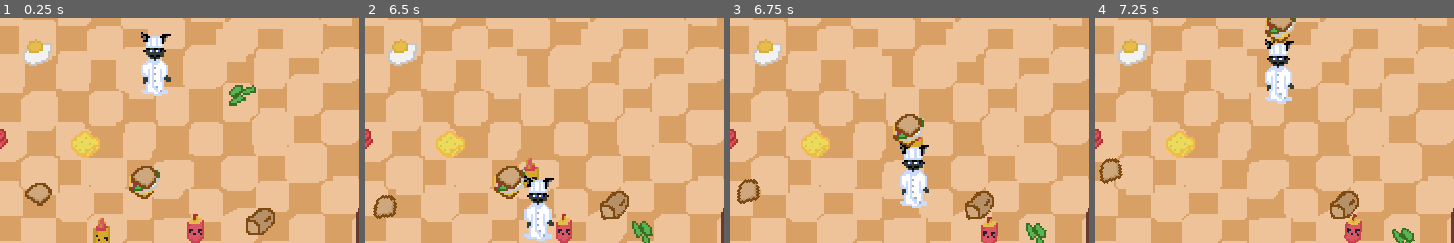
Above: before the commit, frames 1-4 (left to right).
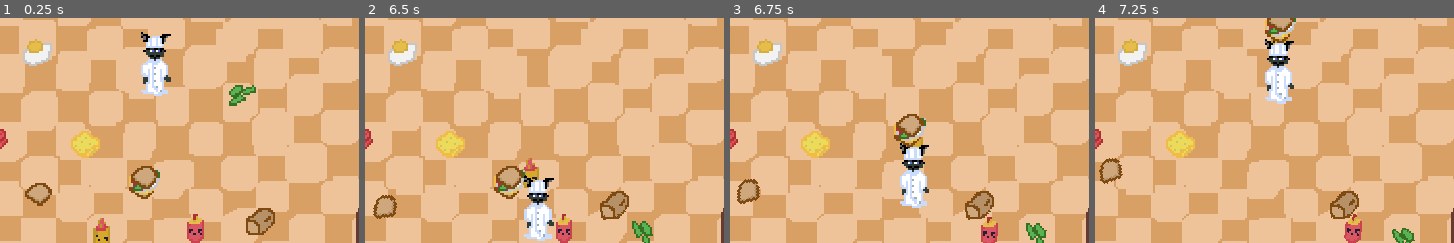
Above: after the commit, the same moments.

Repository: killinfidels/Sandwich-Kitty
Game: Godot game, scene res://levels/el_resturante.tscn
Same seed, same stepped clock (60 frames per second), same inputs: the game is played once before the commit and once after it.
Inputs:
- Up to frame 1 (0.25 s): no input
- Up to frame 2 (6.5 s): tap Enter at 0.5 s; hold D (right) 0.53-1.28 s; tap Space (interact) every 0.75 s from 0.6 to 5.85 s; hold S (down) 1.28-2.03 s; hold D (right) 2.03-2.78 s; hold W (up) 2.78-3.53 s; hold A (left) 3.53-5.03 s; hold S (down) 5.03-5.78 s; hold D (right) from 5.78 s (still down)
- Up to frame 3 (6.75 s): release D (right) at 6.53 s; hold W (up) from 6.53 s (still down); tap Space (interact) at 6.6 s
- Up to frame 4 (7.25 s): keep holding W (up)
The pictures show only the part of the screen within x 28-78%, y 34-84%; the shares and areas given below are measured in that part.

Frames 1-2 are identical in both runs. In frame 3, 0.4% of the frame differs, in the area x 45-55%, y 42-58%; in frame 4, nothing differs.

Commit message:
fixed properties :)

Diff:
--- a/objects/item.tscn
+++ b/objects/item.tscn
@@ -12,6 +12,7 @@
 physics_material_override = SubResource("PhysicsMaterial_p6r77")
 gravity_scale = 0.0
 can_sleep = false
+linear_damp = 1.0
 angular_damp = 1.0
 script = ExtResource("1_hnd6f")
 
--- a/objects/sandwich.tscn
+++ b/objects/sandwich.tscn
@@ -19,8 +19,10 @@
 [node name="Sandwich" type="RigidBody2D"]
 collision_layer = 4
 collision_mask = 7
+input_pickable = true
 physics_material_override = SubResource("PhysicsMaterial_6kv7e")
 gravity_scale = 0.0
+can_sleep = false
 linear_damp = 1.0
 angular_damp = 1.0
 script = ExtResource("1_ajrq7")
--- /dev/null
+++ b/ptt.json
@@ -0,0 +1 @@
+{"lo":"","ls":0,"sd":0,"sn":false,"st":0,"td":0,"tt":0}
--- a/scripts/sandwich.gd
+++ b/scripts/sandwich.gd
@@ -17,8 +17,7 @@
 func _ready():
 	for item in ingredient_sprites:
 		pass#item.visible = false
-
-		super._ready()
+	super._ready()
 
 func _process(delta):
 	super._process(delta)
Not shown, added: addons/project_time_tracker/Demo/TestAccessFunctions.gd
Not shown, added: addons/project_time_tracker/Demo/TestAccessFunctions.tscn
Not shown, added: addons/project_time_tracker/PTTUtils.gd
Binary file added: addons/project_time_tracker/icon.png
Not shown, added: addons/project_time_tracker/icon.png.import
Not shown, added: addons/project_time_tracker/plugin.cfg
Not shown, added: addons/project_time_tracker/ptt.gd
Not shown, added: addons/project_time_tracker/ptt_dock.gd
Not shown, added: addons/project_time_tracker/ptt_dock.tscn
Not shown, added: addons/project_time_tracker/ptt_object.gd
Not shown, added: assets/sandwich maker.png.import
Not shown, added: addons/project_time_tracker/LICENSE.md
